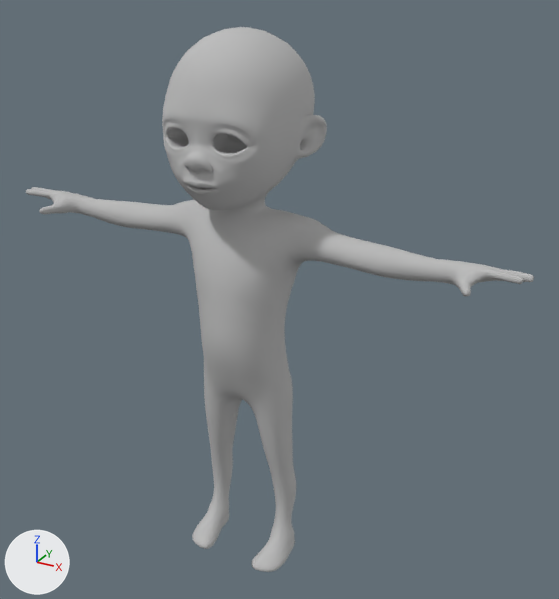
What one commit did to the OBJ model Snacktime_HoudiniMaya/Scenes/Characters/Older Brother/01 - Model/OlderBrother.obj.
Camera for both pictures: a 50 mm lens placed at (33.2, -52.6, 54.2), pointed at (2.6, 3.0, 26.4). Every picture has the same lights, and +X, +Y and +Z are marked at lower left. Where no turn or scale is listed for an object, it has been applied to the vertices.

In view in the first picture: 'OlderBrother'.
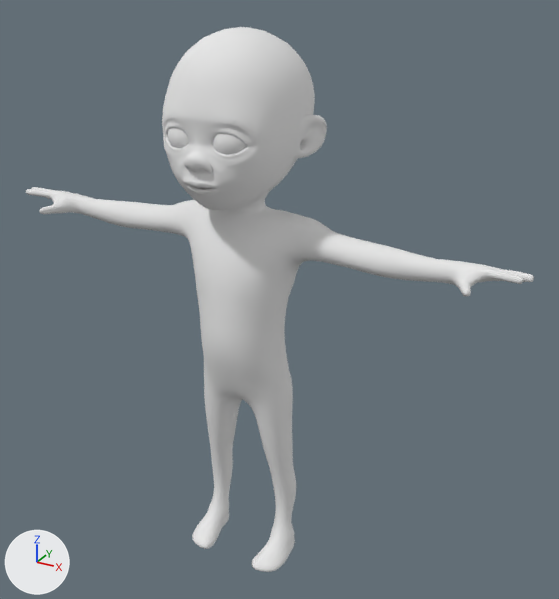
Changed parts and their boxes [x1, y1, x2, y2] in the pictures (559 x 599 px; the box of a moved part takes in the faces that stretch with it):
part 1 of me_olderbrother, added: after [168, 128, 189, 148]
part 2 of me_olderbrother, added: after [213, 134, 247, 155]
part 3 of me_olderbrother, moved or reshaped: [162, 90, 327, 191] in both

Patch to the scene script:
```diff
--- a/Snacktime_HoudiniMaya/Scenes/Characters/Older Brother/01 - Model/OlderBrother.obj.py
+++ b/Snacktime_HoudiniMaya/Scenes/Characters/Older Brother/01 - Model/OlderBrother.obj.py
@@ mat_lambert2sg @@
+mat_lambert2sg = principled_material('lambert2SG')
+mat_lambert2sg.base_color = (0.8, 0.8, 0.8)  # white #e7e7e7
+mat_lambert2sg.roughness = 1.0
@@ mat_lambert3sg @@
+mat_lambert3sg = principled_material('lambert3SG')
+mat_lambert3sg.base_color = (0.8, 0.8, 0.8)  # white #e7e7e7
+mat_lambert3sg.roughness = 1.0
@@ mat_lambert4sg @@
+mat_lambert4sg = principled_material('lambert4SG')
+mat_lambert4sg.base_color = (0.8, 0.8, 0.8)  # white #e7e7e7
+mat_lambert4sg.roughness = 1.0
@@ mat_lambert5sg @@
+mat_lambert5sg = principled_material('lambert5SG')
+mat_lambert5sg.base_color = (0.8, 0.8, 0.8)  # white #e7e7e7
+mat_lambert5sg.roughness = 1.0
@@ me_olderbrother @@
 # used by ob_olderbrother; location = (0.0, 0.0, 0.0)
-me_olderbrother.from_pydata(...)  # 8717 vertices, 8692 faces; spans x -24.3..24.3, y -6.0..7.5, z -0.1..49.4
-me_olderbrother.materials.append(mat_olderbrother_model_02_youngerbrother_initialshadinggroup)  # grey #bcbcbc
+me_olderbrother.from_pydata(...)  # 9481 vertices, 18902 faces; spans x -24.3..24.3, y -6.0..7.5, z -0.1..49.4
+# me_olderbrother part 1: a new loose piece, a UV sphere (20 segments, 20 rings, poles along y) spanning x -3.7..-0.3, y -4.8..-1.5, z 40.1..43.4, in mat_lambert5sg (white #e7e7e7)
+# me_olderbrother part 2: a new loose piece, a UV sphere (20 segments, 20 rings, poles along y) spanning x 0.3..3.7, y -4.8..-1.5, z 40.1..43.4, in mat_lambert5sg (white #e7e7e7)
+# me_olderbrother part 3: 53 vertices moved within x -6.7..6.7, y -5.3..3.1, z 38.2..43.8; 76 vertices removed from x -4.0..4.0, y -4.9..-3.7, z 40.5..44.5; 76 vertices added at x -4.0..4.0, y -5.0..-3.6, z 40.5..44.5
+me_olderbrother.materials.append(mat_lambert3sg)  # white #e7e7e7
+me_olderbrother.materials.append(mat_lambert2sg)  # white #e7e7e7
+me_olderbrother.materials.append(mat_lambert4sg)  # white #e7e7e7
+me_olderbrother.materials.append(mat_lambert5sg)  # white #e7e7e7
```
